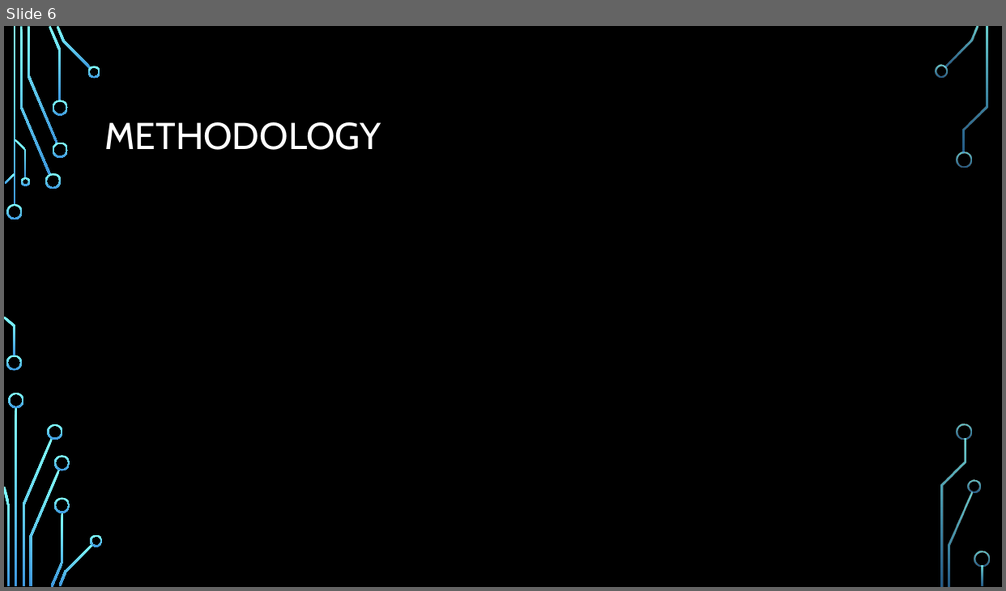
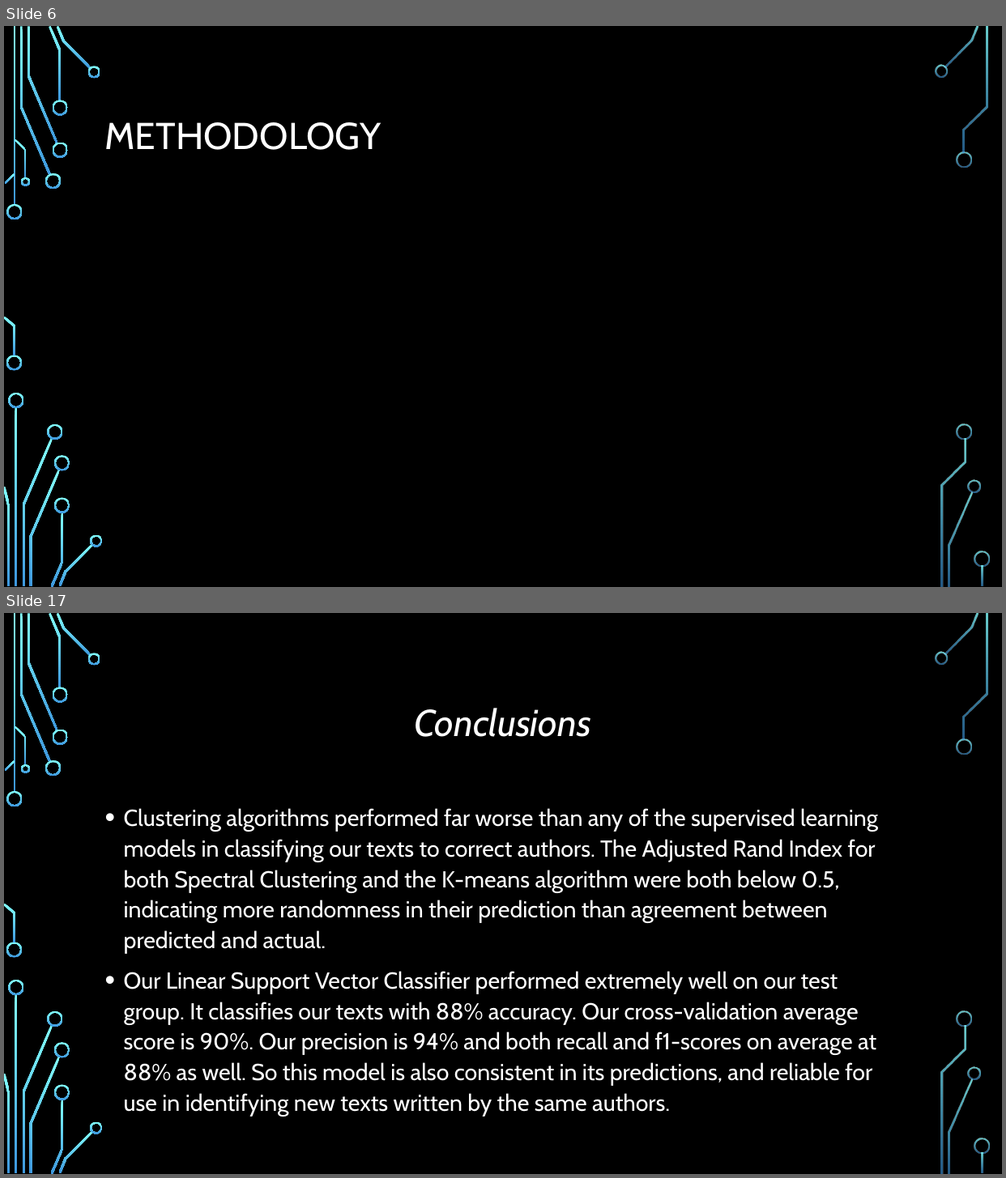
Before and after one commit to ayan1995/Thinkful, a slide deck: Bootcamp/Unit 4 Unsupervised Learning/Unsupervised Learning Capstone/Unsupervised Learning Capstone Presentation.pptx. Shown one above the other, each under a label of ours: slide 6 before the commit, slides 6 and 17 after it; the slides between them are not shown. The pictures are 1006x591 and 1006x1178 pixels, drawn with LibreOffice and Linux fonts; fonts in the diff are those of the drawing; background and template pictures are left out. Boxes give left, top, right and bottom in pixels: in the first picture for what was removed or moved away, otherwise in the second. Text is boxed around its words. In the diff, an @@ line names an element or a change of style, - is before the commit and + after.

```diff
--- a/Bootcamp/Unit 4 Unsupervised Learning/Unsupervised Learning Capstone/Unsupervised Learning Capstone Presentation.pptx
+++ b/Bootcamp/Unit 4 Unsupervised Learning/Unsupervised Learning Capstone/Unsupervised Learning Capstone Presentation.pptx
@@ slide 17 added at (x1=4, y1=613, x2=1002, y2=1174), background picture (left out); not listed: 36 template elements that a slide beside it also shows @@
@@ title added at (x1=414, y1=708, x2=591, y2=737), 36 pt, text #FFFFFF, italic @@
+Conclusions
@@ text added at (x1=124, y1=808, x2=878, y2=1086), 22.2 pt, text #FFFFFF @@
+• Clustering algorithms performed far worse than any of the supervised learning models in classifying our texts to correct authors. The Adjusted Rand Index for both Spectral Clustering and the K-means algorithm were both below 0.5, indicating more randomness in their prediction than agreement between predicted and actual.
+• Our Linear Support Vector Classifier performed extremely well on our test group. It classifies our texts with 88% accuracy. Our cross-validation average score is 90%. Our precision is 94% and both recall and f1-scores on average at 88% as well. So this model is also consistent in its predictions, and reliable for use in identifying new texts written by the same authors.
```
Also in this commit, not shown: 13 slides changed, 4 other slides added, 4 slides removed, 2 other files.
